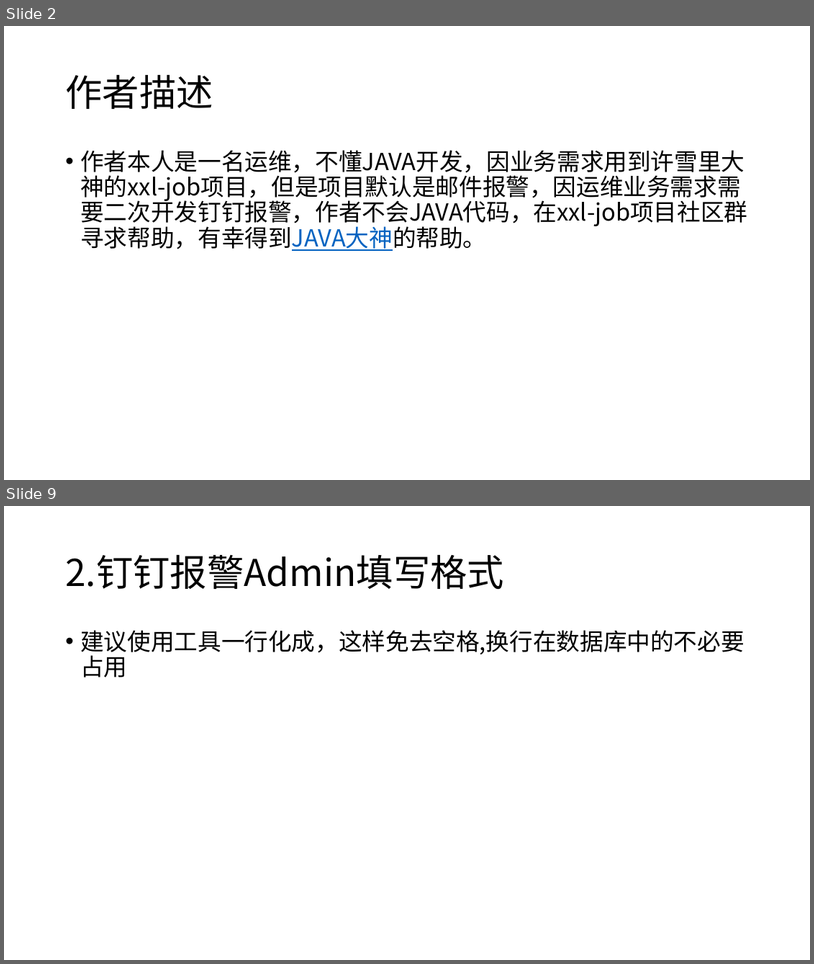
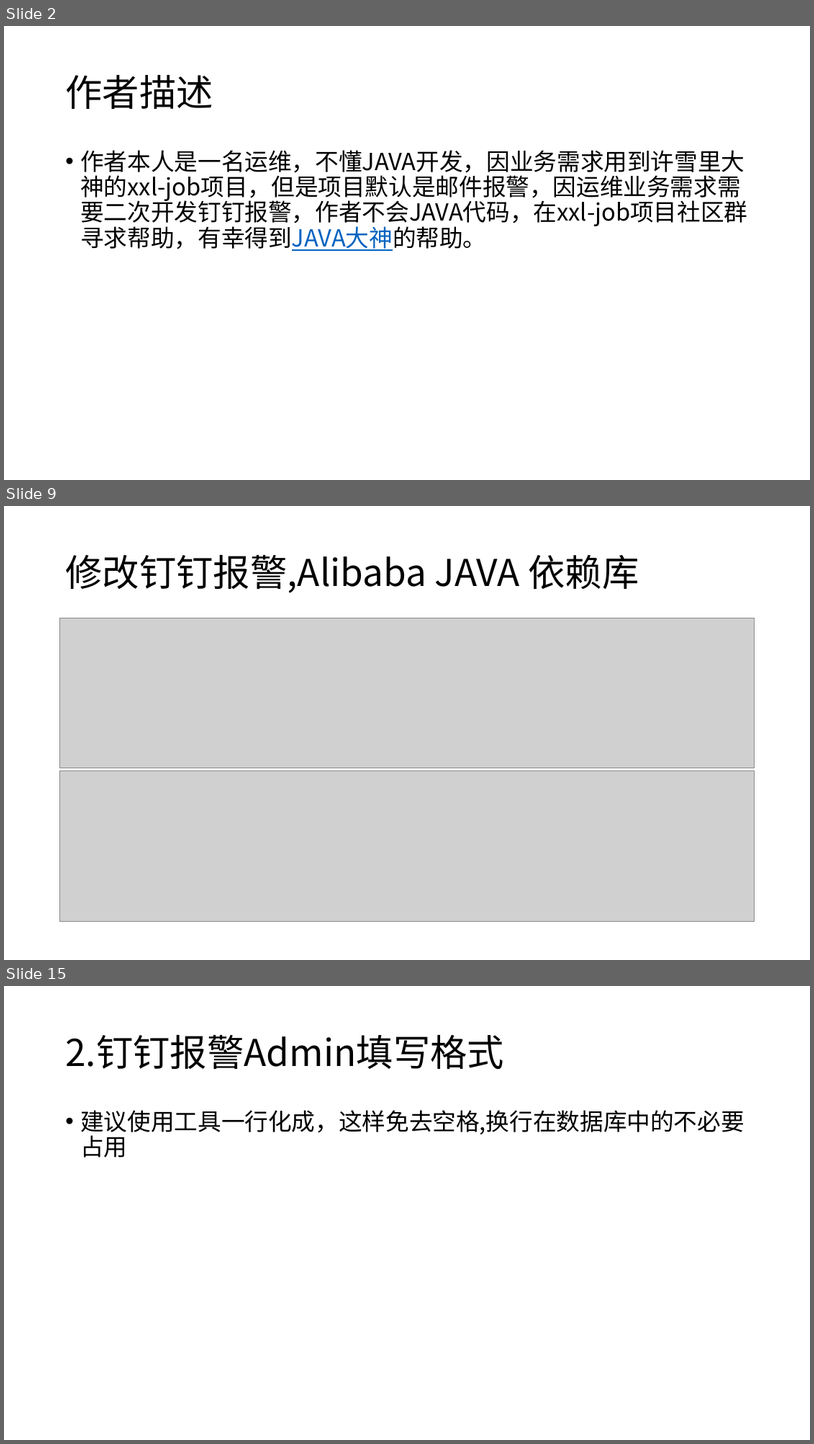
Before and after one commit to xuxueli/xxl-job, a slide deck: doc/XXL-JOB钉钉报警使用文档.pptx. Shown one above the other, each under a label of ours: slides 2 and 9 before the commit, slides 2, 9 and 15 after it; the slides between them are not shown. The pictures are 814x964 and 814x1444 pixels, drawn with LibreOffice and Linux fonts; fonts in the diff are those of the drawing; grey boxes stand for pictures; background and template pictures are left out. Boxes give left, top, right and bottom in pixels: in the first picture for what was removed or moved away, otherwise in the second. Text is boxed around its words. In the diff, an @@ line names an element or a change of style, - is before the commit and + after.

Commit message:
更新钉钉报警文档

```diff
--- a/doc/XXL-JOB钉钉报警使用文档.pptx
+++ b/doc/XXL-JOB钉钉报警使用文档.pptx
@@ slide 9 added at (4,506,810,960), background #FFFFFF @@
@@ title added at (65,555,640,593), 44 pt, text #000000 @@
+修改钉钉报警,Alibaba JAVA 依赖库
@@ picture added at (59,618,756,768) @@
@@ picture added at (59,771,756,921) @@
@@ what was slide 9 is now slide 15 @@
```
Also in this commit, not shown: 5 slides changed, 6 other slides added, 1 slide removed, 3 other files.
